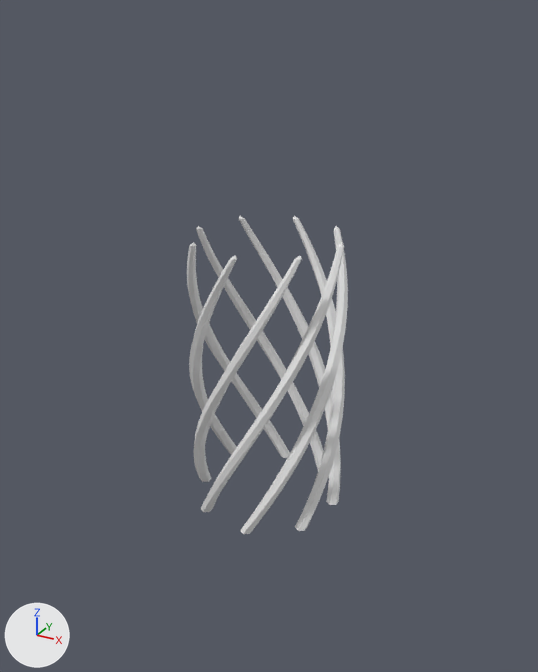
The FBX model Models/Towers/Tower Poison.fbx as it was, and as the next commit left it.
Camera for both pictures: a 50 mm lens placed at (3.07, -5.54, 5.51), pointed at (0.0, 0.03, 2.73). Lighting does not change. The marker at lower left points along +X, +Y and +Z.

The scene before the commit, as lines of its bpy script (objects in view):
```python
me_tower_poison = bpy.data.meshes.new('Tower_Poison')
me_tower_poison.from_pydata(...)  # 752 vertices, 683 faces; spans x -1.0..1.0, y -1.0..1.0, z 0.0..5.36
me_tower_poison.materials.append(mat_tower_poisonm)  # white #e7e7e7
me_tower_poisonspiral = bpy.data.meshes.new('Tower_PoisonSpiral')
me_tower_poisonspiral.from_pydata(...)  # 920 vertices, 911 faces; spans x -0.73..0.73, y -0.73..0.73, z 1.03..3.71
me_tower_poisonspiral.materials.append(mat_tower_poisonspiralm)  # white #e7e7e7
ob_tower_poison = bpy.data.objects.new('Tower_Poison', me_tower_poison)
ob_tower_poison.location = (0.0, 0.0, 0.0)
ob_tower_poison.hide_viewport = True
ob_tower_poisonspiral = bpy.data.objects.new('Tower_PoisonSpiral', me_tower_poisonspiral)
ob_tower_poisonspiral.location = (0.0, 0.0, 0.0)
```
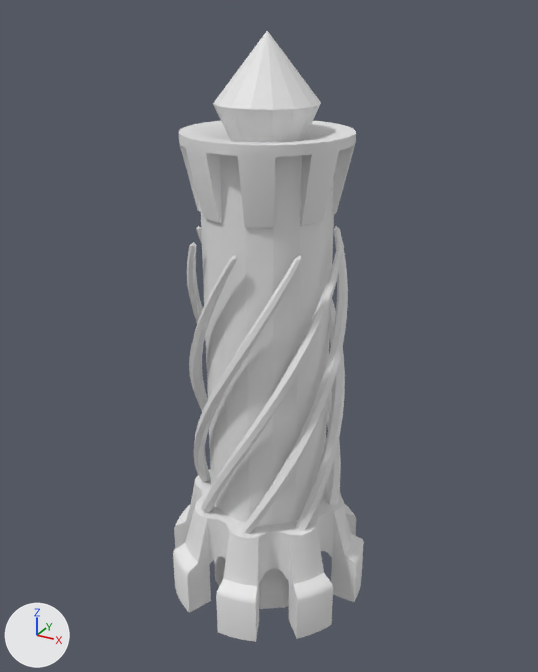
Commit message: update
tower

Where the change shows, as pixel boxes [x1, y1, x2, y2] in the pictures (538 x 672 px):
'Tower_Poison', shown: after [173, 31, 364, 642]

Patch to the scene script:
```diff
--- a/Models/Towers/Tower Poison.fbx.py
+++ b/Models/Towers/Tower Poison.fbx.py
@@ ob_tower_poison @@
 ob_tower_poison.location = (0.0, 0.0, 0.0)
-ob_tower_poison.hide_viewport = True
```
